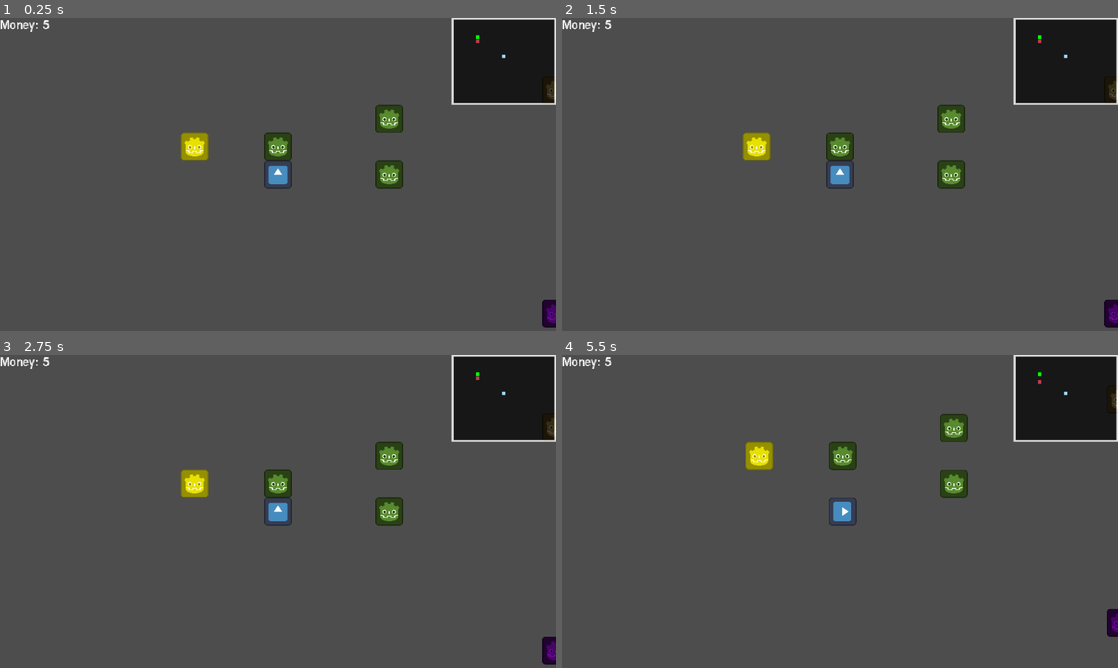
Above: before the commit, frames 1-4 (two rows, left to right).
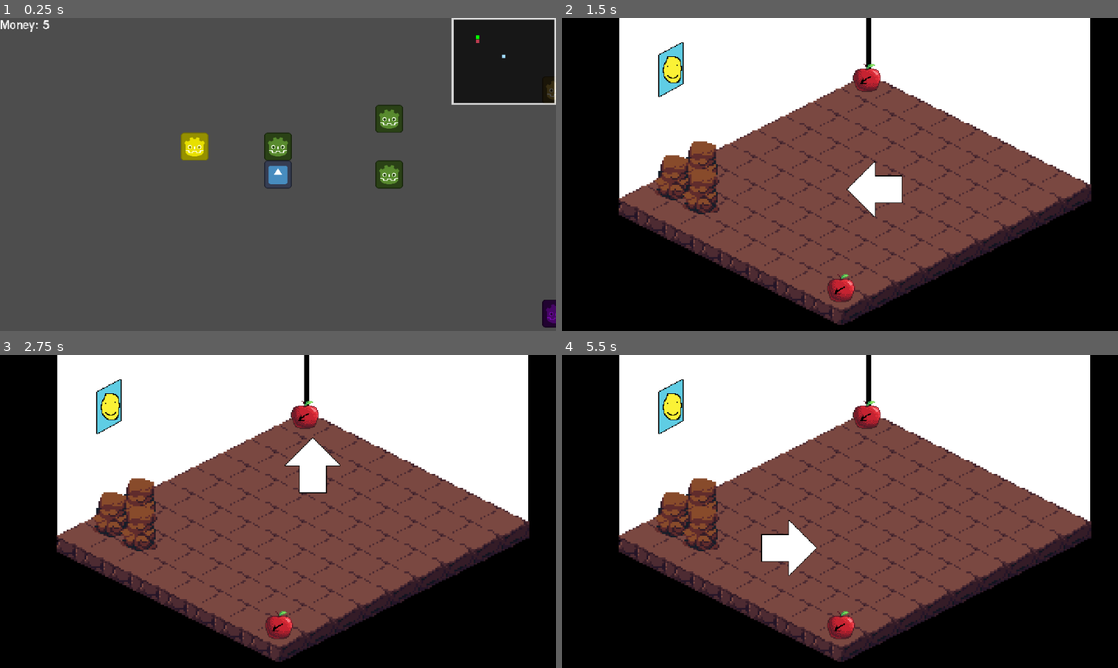
Above: after the commit, the same moments.

Repository: colejparker/brackeysgamejam2026_1
Game: Godot game, scene res://src/bugger/levels/bugger_1.tscn
The game is run twice, just before and just after one commit, with the same random seed, the same clock (stepped at 60 frames per second) and the same inputs. This scene is started directly instead of the project's main scene. The engine's default icon, where the game draws it, is replaced by a stand-in: a white triangle on a blue panel in a dark square.
Inputs (mouse positions are in pixels of both pictures, inside the frame that each line leads up to):
- Up to frame 1 (0.25 s): no input
- Up to frame 2 (1.5 s): tap Enter at 0.5 s; move the mouse to (812, 237) at 0.52 s; hold Up (moveUp) 0.53-1.25 s; tap R (rotate) at 0.6 s; click (812, 237) at 0.67 s; click (840, 168) at 1.25 s, where only the run after the commit has a clickable "Yes"
- Up to frame 3 (2.75 s): tap Space at 2 s; move the mouse to (444, 558) at 2.02 s; hold Up (moveUp) from 2.03 s (still down); tap Shift (snapToGrid) at 2.1 s
- Up to frame 4 (5.5 s): move the mouse to (673, 464) at 2.77 s; release Up (moveUp) at 2.78 s; hold Left (moveLeft) 2.78-4.28 s; tap R (rotate) at 2.85, 4.35 s; move the mouse to (867, 511) at 3.52 s; tap Shift (snapToGrid) at 3.6, 5.1 s; click (867, 511) at 3.67 s; move the mouse to (756, 433) at 4.27 s; hold Down (moveDown) 4.28-5.03 s; move the mouse to (962, 495) at 5.02 s; hold Right (moveRight) from 5.03 s (still down)

The runs differ from the first frame. In frame 2, 98% of the frame differs, in the area x 0-100%, y 0-100%; in frame 3, 98%; in frame 4, 98%.

Commit message:
Transition back and forth with pop-up menu

Diff:
--- a/brackeysgamejam-2026-1/src/bugger/levels/bugger_1.tscn
+++ b/brackeysgamejam-2026-1/src/bugger/levels/bugger_1.tscn
@@ -11,6 +11,8 @@
 [ext_resource type="PackedScene" uid="uid://cvgqbkcgdrdt8" path="res://src/bugger/pickups/berry.tscn" id="7_j7ttf"]
 [ext_resource type="PackedScene" uid="uid://cqm8vn2jg4ma" path="res://src/bugger/ui/minimap.tscn" id="7_minimap"]
 [ext_resource type="Script" uid="uid://j5uh71y7ytfl" path="res://src/bugger/ui/money_tracker.gd" id="9_3i68f"]
+[ext_resource type="Texture2D" uid="uid://c3uto7ohirkj0" path="res://assets/ui_cole/rect.png" id="12_2lyqb"]
+[ext_resource type="Theme" uid="uid://kvftxgmpx6vs" path="res://default_theme.tres" id="13_ssxma"]
 
 [node name="Bugger_1" type="Node" unique_id=2105268280]
 
@@ -110,3 +112,55 @@
 offset_right = 40.0
 offset_bottom = 23.0
 script = ExtResource("9_3i68f")
+
+[node name="ReturnHomeMenu" type="MarginContainer" parent="." unique_id=932422709]
+anchors_preset = 8
+anchor_left = 0.5
+anchor_top = 0.5
+anchor_right = 0.5
+anchor_bottom = 0.5
+offset_left = -156.0
+offset_top = -78.0
+offset_right = 156.0
+offset_bottom = 78.0
+grow_horizontal = 2
+grow_vertical = 2
+size_flags_horizontal = 4
+size_flags_vertical = 4
+
+[node name="NinePatchRect" type="NinePatchRect" parent="ReturnHomeMenu" unique_id=404705036]
+layout_mode = 2
+texture = ExtResource("12_2lyqb")
+
+[node name="MarginContainer" type="MarginContainer" parent="ReturnHomeMenu" unique_id=1542996398]
+layout_mode = 2
+size_flags_horizontal = 4
+size_flags_vertical = 0
+theme_override_constants/margin_top = 40
+
+[node name="VBoxContainer" type="VBoxContainer" parent="ReturnHomeMenu/MarginContainer" unique_id=1078490165]
+layout_mode = 2
+
+[node name="Label" type="Label" parent="ReturnHomeMenu/MarginContainer/VBoxContainer" unique_id=346929948]
+layout_mode = 2
+theme_override_font_sizes/font_size = 20
+text = "Would you like to return home?"
+
+[node name="MarginContainer" type="MarginContainer" parent="ReturnHomeMenu/MarginContainer/VBoxContainer" unique_id=90410789]
+layout_mode = 2
+theme_override_constants/margin_top = 8
+
+[node name="VBoxContainer" type="VBoxContainer" parent="ReturnHomeMenu/MarginContainer/VBoxContainer/MarginContainer" unique_id=665262565]
+layout_mode = 2
+
+[node name="ReturnHome" type="Button" parent="ReturnHomeMenu/MarginContainer/VBoxContainer/MarginContainer/VBoxContainer" unique_id=1621980687]
+layout_mode = 2
+theme = ExtResource("13_ssxma")
+theme_override_font_sizes/font_size = 16
+text = "Yes"
+
+[node name="CancelReturn" type="Button" parent="ReturnHomeMenu/MarginContainer/VBoxContainer/MarginContainer/VBoxContainer" unique_id=798951877]
+layout_mode = 2
+theme = ExtResource("13_ssxma")
+theme_override_font_sizes/font_size = 16
+text = "Cancel"
--- a/brackeysgamejam-2026-1/src/bugger/player/bugger_player.gd
+++ b/brackeysgamejam-2026-1/src/bugger/player/bugger_player.gd
@@ -6,14 +6,23 @@
 @export var START_X: int = 0
 @export var START_Y: int = 0
 
+@onready var load_room = preload("res://src/design/world/design_world.tscn")
+
 var target_position: Vector2  = Vector2.ZERO
 
 var is_resetting: bool = false
-var is_in_water: bool = false
 
-var current_water_obstacle: Node2D = null
+@onready var return_home_menu: MarginContainer = $"../ReturnHomeMenu"
+@onready var return_home: Button = $"../ReturnHomeMenu/MarginContainer/VBoxContainer/MarginContainer/VBoxContainer/ReturnHome"
+@onready var cancel_return: Button = $"../ReturnHomeMenu/MarginContainer/VBoxContainer/MarginContainer/VBoxContainer/CancelReturn"
+@onready var home: Area2D = $"../ObstacleLayer/Home"
 
 func _ready():
+	return_home_menu.visible = false
+
+	cancel_return.pressed.connect(_dismiss_return_menu)
+	return_home.pressed.connect(_return_home)
+
 	global_position = global_position.snapped(Vector2(GRID_SIZE, GRID_SIZE))
 	target_position = global_position
 
@@ -30,6 +39,8 @@
 		if not _is_position_blocked(new_position):
 			global_position = new_position
 			target_position = new_position
+		elif _is_touching_home(new_position):
+			return_home_menu.visible = true
 
 func _get_input_direction() -> Vector2:
 	if (Input.is_action_just_pressed("moveUp")):
@@ -58,6 +69,15 @@
 	var result = space_state.intersect_point(query)
 	return result.size() > 0
 
+func _is_touching_home(pos: Vector2) -> bool:
+	return home.global_position == pos
+
+func _dismiss_return_menu():
+	return_home_menu.visible = false
+
+func _return_home():
+	get_tree().change_scene_to_packed(load_room)
+
 func die():
 	if is_resetting:
 		return
--- a/brackeysgamejam-2026-1/src/global/game.gd
+++ b/brackeysgamejam-2026-1/src/global/game.gd
@@ -1,7 +1,6 @@
 extends Node
 
 @export var next_bugger_level: PackedScene = preload("res://src/bugger/levels/bugger_1.tscn")
-
 @export var next_furniture_item: PackedScene
 @export var cost_of_next_item: float = 1.0
 
